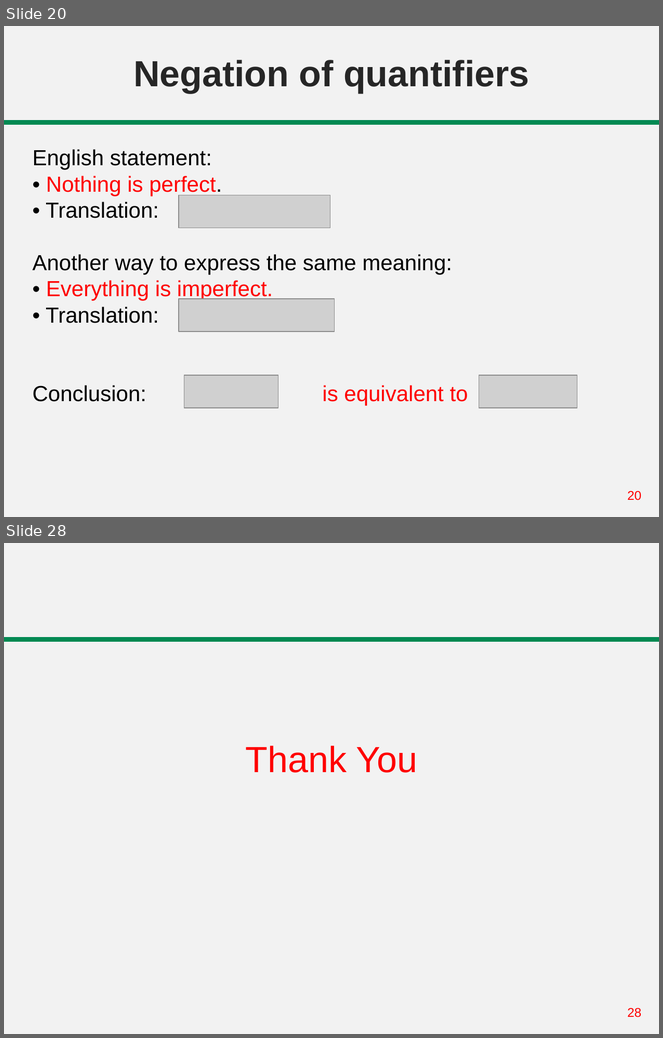
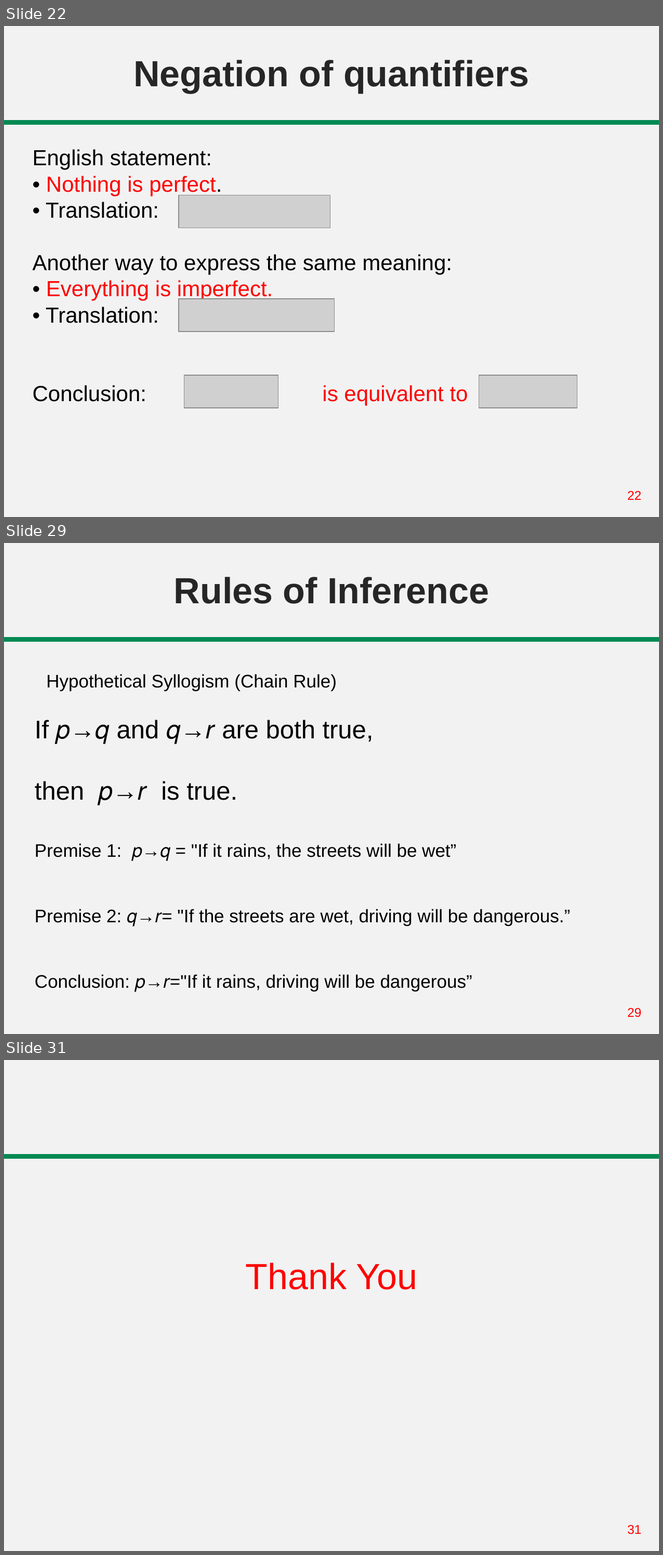
Before and after one commit to abrarhasan3/Green-Uni-All-Academic-Content, a slide deck: CSE 101 Discrete Mathematics/Lecture 05-08 Predicate Logic.pptx. Shown one above the other, each under a label of ours: slides 20 and 28 before the commit, slides 22, 29 and 31 after it; the slides between them are not shown. The pictures are 663x1038 and 663x1555 pixels, drawn with LibreOffice and Linux fonts; fonts in the diff are those of the drawing; grey boxes stand for pictures. Boxes give left, top, right and bottom in pixels: in the first picture for what was removed or moved away, otherwise in the second. Text is boxed around its words. In the diff, an @@ line names an element or a change of style, - is before the commit and + after.

```diff
--- a/CSE 101 Discrete Mathematics/Lecture 05-08 Predicate Logic.pptx
+++ b/CSE 101 Discrete Mathematics/Lecture 05-08 Predicate Logic.pptx
@@ slide 29 added at (4,543,659,1034), background #F2F2F2; not listed: 2 template elements that a slide beside it also shows @@
@@ title added at (174,577,489,604), 40 pt, text #262626, bold @@
+Rules of Inference
@@ text added at (46,674,337,691), 20 pt, text #000000 @@
+Hypothetical Syllogism (Chain Rule)
@@ text added at (35,720,374,806), 28 pt, text #000000 @@
+If 𝑝→𝑞 and 𝑞→𝑟 are both true,
+then 𝑝→𝑟 is true.
@@ text added at (35,844,570,992), 20 pt, text #000000 @@
+Premise 1: 𝑝→𝑞 = "If it rains, the streets will be wet”
+Premise 2: 𝑞→𝑟= "If the streets are wet, driving will be dangerous.”
+Conclusion: 𝑝→𝑟="If it rains, driving will be dangerous”
@@ what was slide 20 is now slide 22 @@
@@ page number at (627,491,642,500): text changed @@
-20
+22
@@ what was slide 28 is now slide 31 @@
@@ page number at (627,1525,642,1535): text changed @@
-28
+31
```
Also in this commit, not shown: 2 slides changed, 7 other slides added, 5 slides removed.
